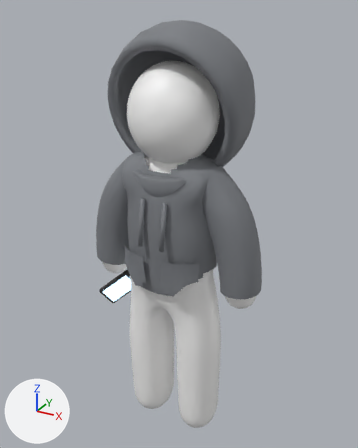
One commit to the glTF model assets/zp_character_rigged.glb: the scene before it, then after it.
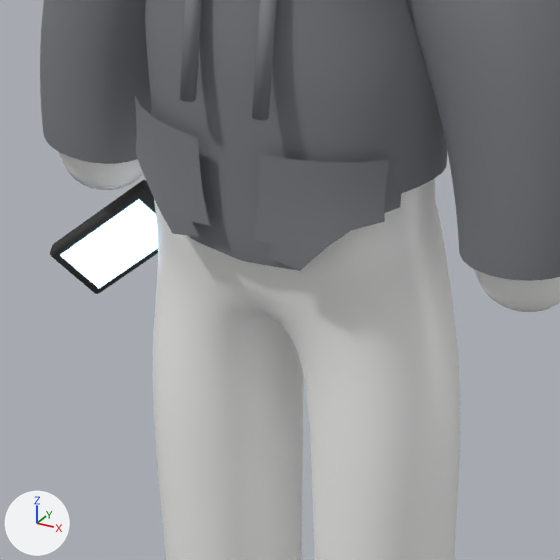
Old and new are each drawn whole from a 50 mm lens placed at (0.495, -0.875, 1.019), pointed at (-0.025, 0.07, 0.546) and again close up on the part from 24% to 70% of the width and 48% to 85% of the height. The axes (+X, +Y, +Z) are drawn at lower left. The lights are the same throughout. The older version's two pictures come first. Where no turn or scale is listed for an object, it has been applied to the vertices. Vertices at exactly the same position are counted once.

Before the edit, the objects in view are built like this:
```python
me_pr_phone = bpy.data.meshes.new('PR_Phone')
me_pr_phone.from_pydata(...)  # 60 vertices, 110 faces; spans x -0.051..0.051, y -0.0261..0.0261, z -0.0511..0.0511
# faces by material slot: [108, 2]
me_pr_phone.materials.append(mat_aj_dark)  # black #2e2e2e
me_pr_phone.materials.append(mat_zp_screen)  # blue #bfe6ff, glowing blue #bfe6ff
me_zp_character = bpy.data.meshes.new('ZP_Character')
me_zp_character.from_pydata(...)  # 10872 vertices, 21516 faces; spans x -0.208..0.208, y -0.102..0.239, z 0.035..0.994
# faces by material slot: [13632, 7884]
me_zp_character.materials.append(mat_mc_white)  # white #fafaf9
me_zp_character.materials.append(mat_zp_hoodie)  # grey #7c7f84
ob_pr_phone = bpy.data.objects.new('PR_Phone', me_pr_phone)
ob_pr_phone.location = (-0.1569, 0.002, 0.3722)
ob_zp_character = bpy.data.objects.new('ZP_Character', me_zp_character)
ob_zp_character.location = (0.0, 0.0, 0.0)
```
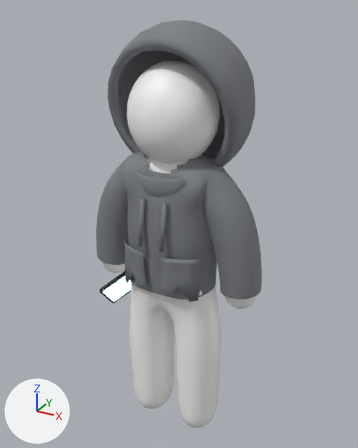
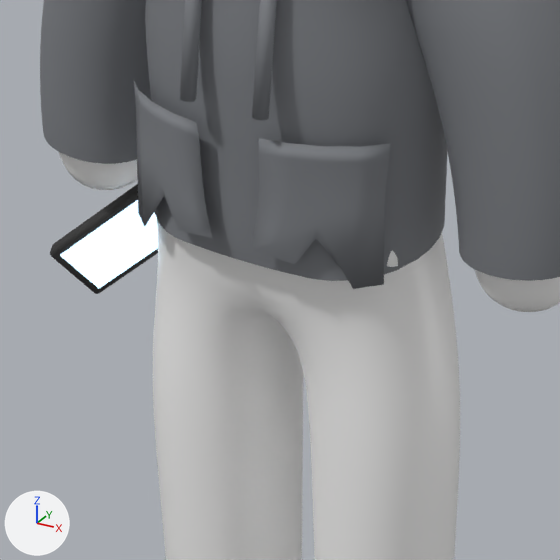
What changed in the scene script:
```text
Change me_zp_character:
    used by ob_zp_character; location = (0.0, 0.0, 0.0)
    remove me_zp_character.from_pydata(...)  # 10872 vertices, 21516 faces; spans x -0.208..0.208, y -0.102..0.239, z 0.035..0.994
    add me_zp_character.from_pydata(...)  # 10916 vertices, 21604 faces; spans x -0.208..0.208, y -0.102..0.239, z 0.035..0.994
    me_zp_character part 1
    14 vertices are removed from x -0.094..0.094, y -0.091..0.073, z 0.446..0.489
    28 faces are deleted
    7 vertices in x -0.031..0.031, y -0.079..0.073, z 0.446 move by (0.0, 0.0, -0.003)
    6 vertices in x -0.013..0.013, y -0.08..0.075, z 0.444 move by (0.0, 0.0, -0.001)
    4 vertices in x -0.057..0.057, y -0.076..0.065, z 0.464 move by (0.0, 0.0, -0.021)
    3 vertices in x -0.099..0.086, y -0.053..-0.026, z 0.488 move by (0.0, 0.0, -0.045)
    30 vertices move from x -0.101..0.101, y -0.083..0.069, z 0.447..0.498 to x -0.101..0.101, y -0.087..0.069, z 0.443..0.467
    52 vertices are added at x -0.095..0.095, y -0.093..0.073, z 0.443..0.544
    6 new vertices lie (0.0, 0.002, -0.01) away from vertices in x -0.022..0.022, y -0.093..-0.092, z 0.48..0.533
    116 new faces join them, mat_zp_hoodie (grey #7c7f84)
    other edits to the shape of me_zp_character do not show in these pictures
```

Where the change shows, as pixel boxes [x1, y1, x2, y2] in the close-ups (560 x 560 px):
part 1 of me_zp_character, built on
    before: [136, 141, 447, 271]
    after: [133, 79, 447, 289]
